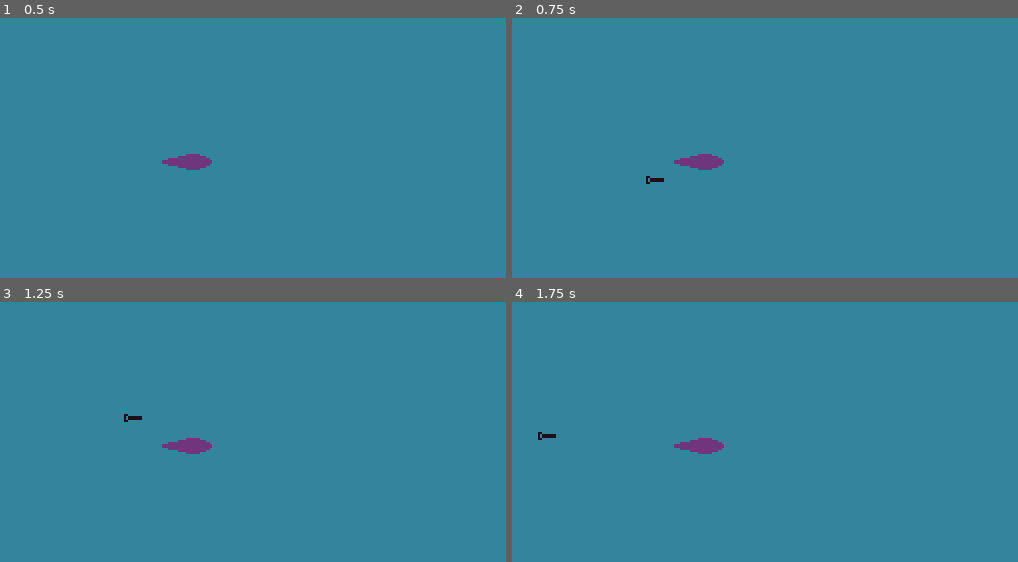
Above: before the commit, frames 1-4 (two rows, left to right).
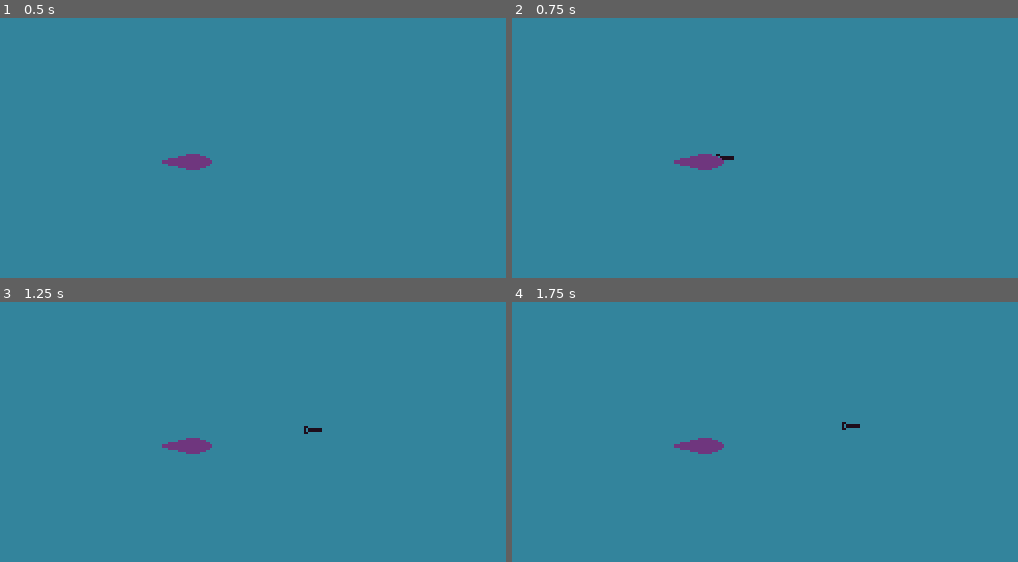
Above: after the commit, the same moments.

Repository: Scribble-Sheep/Shipgame
Game: Godot game, scene res://World.tscn
Same seed, same stepped clock (60 frames per second), same inputs: the game is played once before the commit and once after it.
Inputs (mouse positions are in pixels of both pictures, inside the frame that each line leads up to):
- Up to frame 1 (0.5 s): no input
- Up to frame 2 (0.75 s): tap Enter (ui_accept) at 0.5 s; move the mouse to (840, 142) at 0.52 s; click (840, 142) at 0.6 s
- Up to frame 3 (1.25 s): tap Enter (ui_accept) at 0.77, 0.8, 1.07 s
- Up to frame 4 (1.75 s): move the mouse to (567, 463) at 1.27 s; tap Enter (ui_accept) at 1.35, 1.52 s; click (567, 463) at 1.55 s

Frame 1 is identical in both runs. In frame 2, 0.1% of the frame differs, in the area x 26-44%, y 52-64%; in frame 3, 0.1%, in the area x 24-64%, y 43-51%; in frame 4, 0.1%.

Commit message:
Change fire to click, make missile target mouse click, add collider check

Diff:
--- a/Code/Torpedo.gd
+++ b/Code/Torpedo.gd
@@ -1,15 +1,11 @@
 extends KinematicBody2D
 
-
-# Declare member variables here. Examples:
-# var a = 2
-# var b = "text"
 export var speed = 20
 
-var direction: int = 0
 var velocity: Vector2 = Vector2.ZERO
-
-var rng = RandomNumberGenerator.new()
+var origin: Vector2 = self.get_position()
+var target: Vector2
+var hit: KinematicCollision2D
 
 # Called when the node enters the scene tree for the first time.
 func _ready():
@@ -18,11 +14,11 @@
 
 # Called every frame. 'delta' is the elapsed time since the previous frame.
 func _physics_process(delta):
-
-	if (Input.is_action_just_pressed("ui_accept")):
-		rng.randomize()
-		velocity.x = rng.randf_range(-160,160)
-		velocity.y = rng.randf_range(-60,60)
+	if (Input.is_action_just_pressed("fire")):
+		target = get_local_mouse_position()
+		velocity = target - origin
 		velocity = velocity.normalized()
-
-	move_and_collide(velocity * speed * delta)
+		velocity = velocity * speed * delta
+	hit = move_and_collide(velocity)
+	if (hit):
+		print ("Bitch get out of my way, ", hit.collider.name)
--- a/Scenes/Torpedo.tscn
+++ b/Scenes/Torpedo.tscn
@@ -4,6 +4,7 @@
 [ext_resource path="res://Code/Torpedo.gd" type="Script" id=2]
 
 [sub_resource type="CircleShape2D" id=1]
+radius = 16.0
 
 [node name="Torpedo" type="KinematicBody2D"]
 script = ExtResource( 2 )
--- a/project.godot
+++ b/project.godot
@@ -53,6 +53,14 @@
 "svg/scale": 1.0
 }
 
+[input]
+
+fire={
+"deadzone": 0.5,
+"events": [ Object(InputEventMouseButton,"resource_local_to_scene":false,"resource_name":"","device":0,"alt":false,"shift":false,"control":false,"meta":false,"command":false,"button_mask":0,"position":Vector2( 0, 0 ),"global_position":Vector2( 0, 0 ),"factor":1.0,"button_index":1,"pressed":false,"doubleclick":false,"script":null)
+ ]
+}
+
 [mono]
 
 project/assembly_name="Shipgame"
